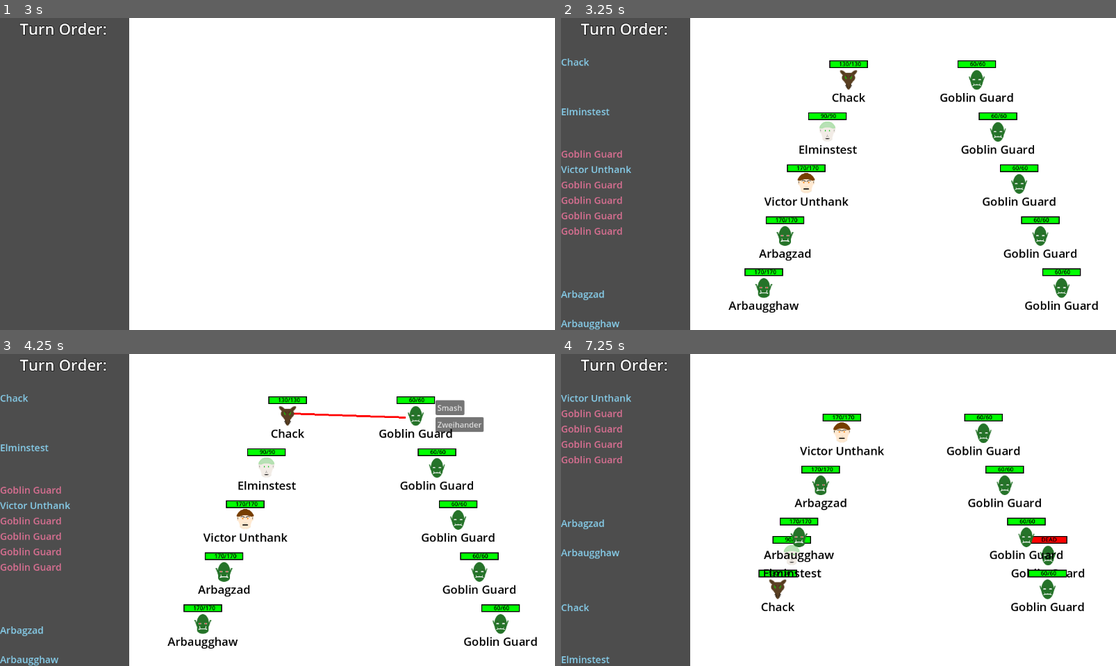
Above: before the commit, frames 1-4 (two rows, left to right).
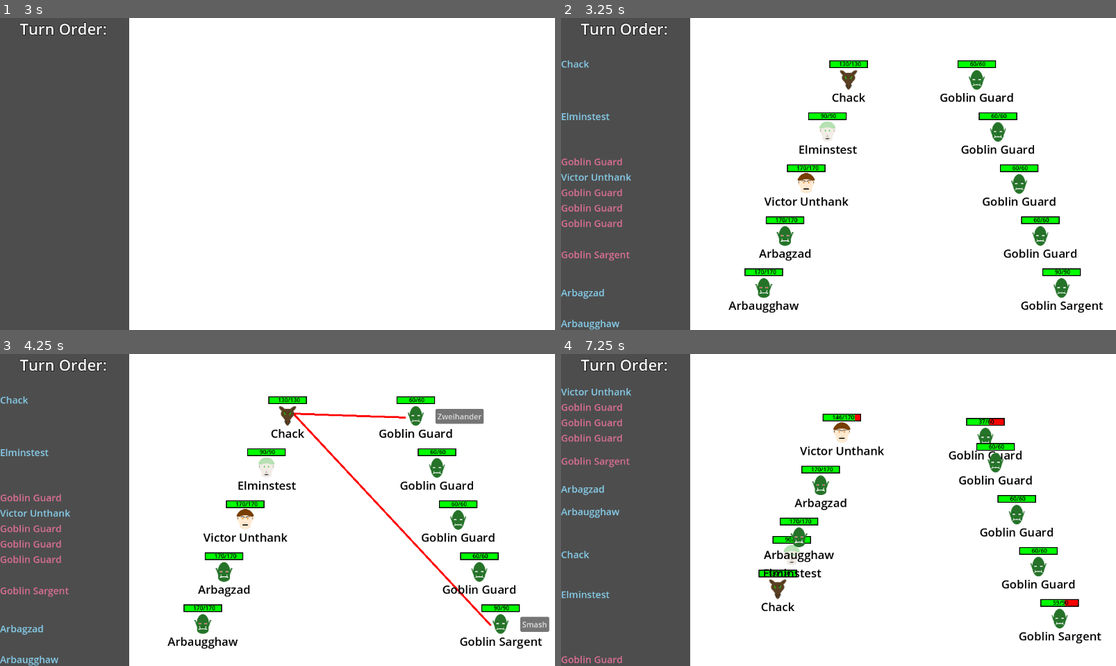
Above: after the commit, the same moments.

Repository: Habidakus/wild-jam-78-erase
Game: Godot game, scene res://Scenes/main.tscn
Same seed, same stepped clock (60 frames per second), same inputs: the game is played once before the commit and once after it. The engine's default icon, where the game draws it, is replaced by a stand-in: a white triangle on a blue panel in a dark square.
Inputs (mouse positions are in pixels of both pictures, inside the frame that each line leads up to):
- Up to frame 1 (3 s): tap Enter at 0.5, 2, 2.75 s; move the mouse to (399, 158) at 0.52 s; click (399, 158) at 0.67 s; click "Play" at 1.25 s; move the mouse to (166, 189) at 2.02 s; click (166, 189) at 2.17 s; move the mouse to (333, 105) at 2.77 s; click (333, 105) at 2.92 s
- Up to frame 2 (3.25 s): no input
- Up to frame 3 (4.25 s): tap Space at 3.5 s; move the mouse to (249, 572) at 3.52 s; click (249, 572) at 3.67 s
- Up to frame 4 (7.25 s): click "Smash" at 4.25 s; move the mouse to (1005, 556) at 5.02 s; click (1005, 556) at 5.17 s; move the mouse to (672, 463) at 5.77 s; click (672, 463) at 5.92 s; click "Zzzap" at 6.5 s

Frame 1 is identical in both runs. In frame 2, 2.1% of the frame differs, in the area x 0-98%, y 12-95%; in frame 3, 3.4%; in frame 4, 6.0%, in the area x 0-98%, y 10-100%.

Commit message:
Added goblin Sargent

Diff:
--- a/Scripts/game.gd
+++ b/Scripts/game.gd
@@ -51,7 +51,7 @@
 func initialize_foes() -> void:
 	foes.clear()
 	for i in range(0, 5):
-		foes.append(UnitStats.create_foes__goblin(rnd))
+		foes.append(UnitStats.create_foes__goblin(rnd, i == 1))
 
 func calculate_elo() -> void:
 	var human_calculus : String
@@ -308,7 +308,7 @@
 
 var round_count : int = 0
 func run_one_turn() -> void:
-	const depth : int = 8
+	const depth : int = 9
 	if game_state == null:
 		ready_trip_sheet()
 		ready_battle_space()
@@ -324,11 +324,11 @@
 		var best_action = calc.get_best_action(game_state, depth) as EAction
 		#if best_action.attack != null:
 			#print(str(best_action))
-		#if best_action.attack == AttackStats.get_default_attack():
+		#if best_action.attack != null && game_state.get_unit_by_id(best_action.actorID).attacks.has(UnitMod.s_angry_punch_attack):
 			#for i in range(1, depth + 1):
 				#var debug : MMCDebug = MMCDebug.new()
 				#var repeat_action = calc.get_best_action(game_state, i, debug) as EAction
-				#if repeat_action.attack == AttackStats.get_default_attack():
+				#if repeat_action.attack != UnitMod.s_angry_punch_attack:
 					#var fileAccess : FileAccess = FileAccess.open("./graph.txt", FileAccess.WRITE)
 					#debug.dump(game_state, fileAccess)
 					#fileAccess.flush()
@@ -338,6 +338,7 @@
 		if best_action == null:
 			best_action = calc.get_best_action(game_state, depth) as EAction
 		game_state = best_action.resulting_state
+		#print(str(best_action))
 		update_trip_sheet()
 		update_battle_space()
 		return
--- a/Scripts/unit_mod.gd
+++ b/Scripts/unit_mod.gd
@@ -105,9 +105,11 @@
 	return ret_val
 
 static var s_rusty_sword_attack : AttackStats = AttackStats.create("Rusty Sword", AttackStats.AttackTarget.TWO_FARTHEST_FROM_DEATH).adjust_damage(0.8).tires(1.1)
+static var s_angry_punch_attack : AttackStats = AttackStats.create("Angry Punch", AttackStats.AttackTarget.FIRST_TWO).tires(1.1)
 
 static var s_species_goblin : UnitMod = create("Goblin").add_health(-40).set_icon(UnitStats.Icon.Goblin)
 static var s_occupation_guard : UnitMod = create("Guard").add_armor(5)
+static var s_occupation_guard_sgt : UnitMod = create("Sargent").add_armor(15).add_health(30).set_attack(s_angry_punch_attack).add_slowness(1)
 static var s_equipment_guard_gear : UnitMod = create("Rusty Sword").set_attack(s_rusty_sword_attack)
 
 static var s_sling_attack : AttackStats = AttackStats.create("Sling", AttackStats.AttackTarget.ANY).adjust_damage(0.8).adjust_speed(0.9)
--- a/Scripts/unit_stats.gd
+++ b/Scripts/unit_stats.gd
@@ -23,10 +23,14 @@
 static var next_id : int = 1
 static var noise : RandomNumberGenerator = RandomNumberGenerator.new()
 
-static func create_foes__goblin(rnd : RandomNumberGenerator) -> UnitStats:
+static func create_foes__goblin(rnd : RandomNumberGenerator, sgt : bool) -> UnitStats:
 	var ret_val : UnitStats = UnitStats.new()
-	ret_val.init(UnitMod.s_species_goblin, UnitMod.s_occupation_guard, UnitMod.s_equipment_guard_gear, UnitStats.Side.COMPUTER, rnd)
-	ret_val.unit_name = "Goblin Guard"
+	if sgt:
+		ret_val.init(UnitMod.s_species_goblin, UnitMod.s_occupation_guard_sgt, UnitMod.s_equipment_guard_gear, UnitStats.Side.COMPUTER, rnd)
+		ret_val.unit_name = "Goblin Sargent"
+	else:
+		ret_val.init(UnitMod.s_species_goblin, UnitMod.s_occupation_guard, UnitMod.s_equipment_guard_gear, UnitStats.Side.COMPUTER, rnd)
+		ret_val.unit_name = "Goblin Guard"
 	return ret_val
 
 static func create_random(rnd : RandomNumberGenerator, _side : UnitStats.Side) -> UnitStats:
